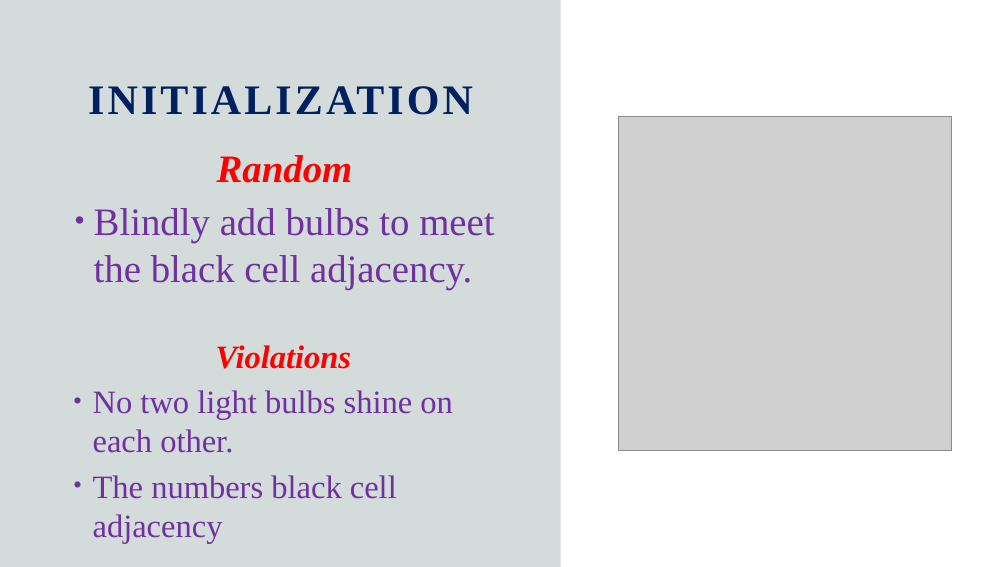
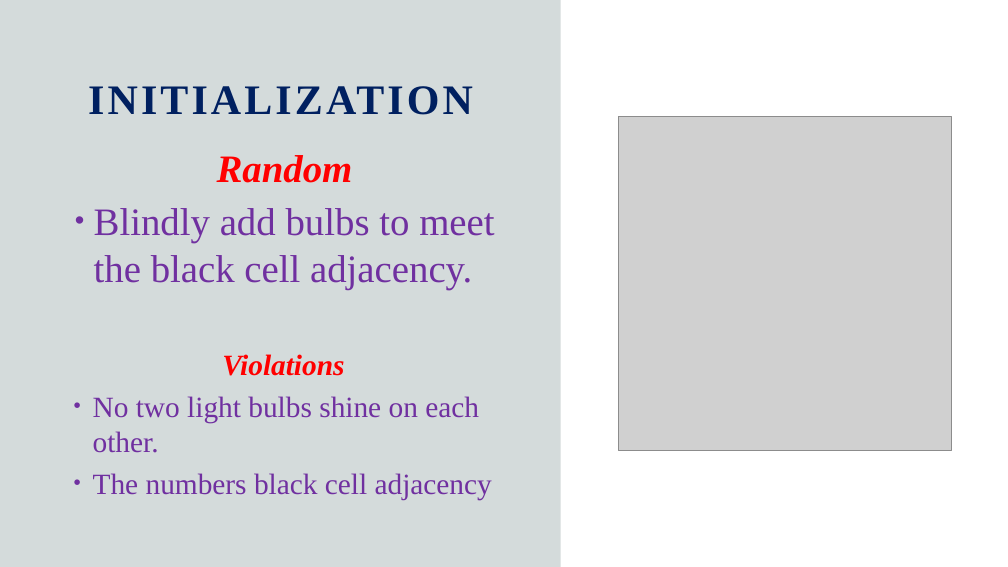
Before and after one commit to JSLBrowning/COMP-6606-Final-Project, a slide deck: slide 3 of Presentation/COMP6600_Final.pptx. Drawn at 1008x567 pixels with LibreOffice and Linux fonts; fonts in the diff are those of the drawing; grey boxes stand for pictures. Boxes give left, top, right and bottom in pixels: in the first picture for what was removed or moved away, otherwise in the second. Text is boxed around its words. In the diff, an @@ line names an element or a change of style, - is before the commit and + after.

```diff
--- a/Presentation/COMP6600_Final.pptx
+++ b/Presentation/COMP6600_Final.pptx
@@ text "Violations": place and size @@
-text "Violations" at <box>93,345,453,543</box>
+text "Violations" at <box>93,354,492,500</box>
@@ text "Violations" at <box>93,354,492,500</box>: size 31 to 28 pt @@
```
Also in this commit, not shown: 2 other slides changed, 2 slides added.
